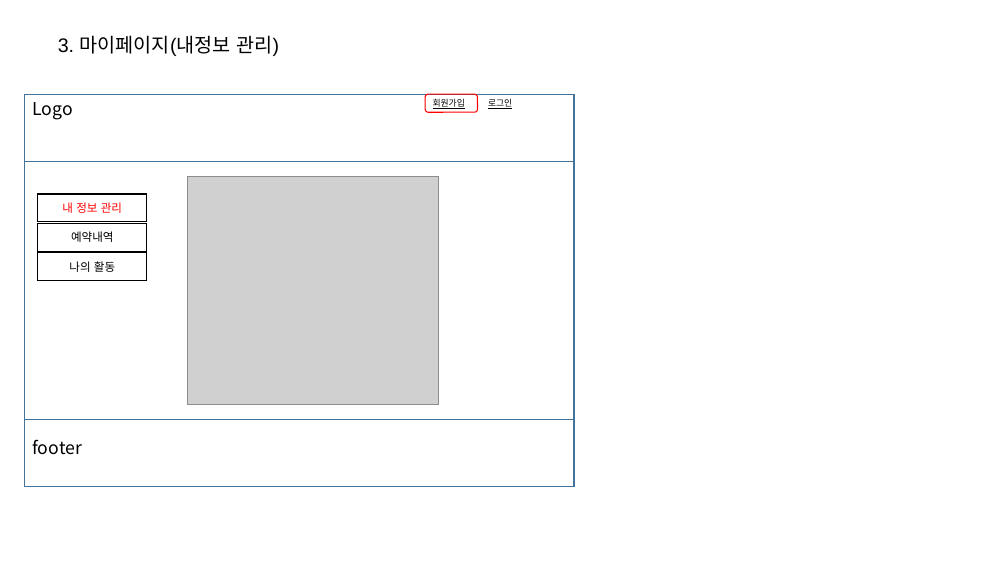
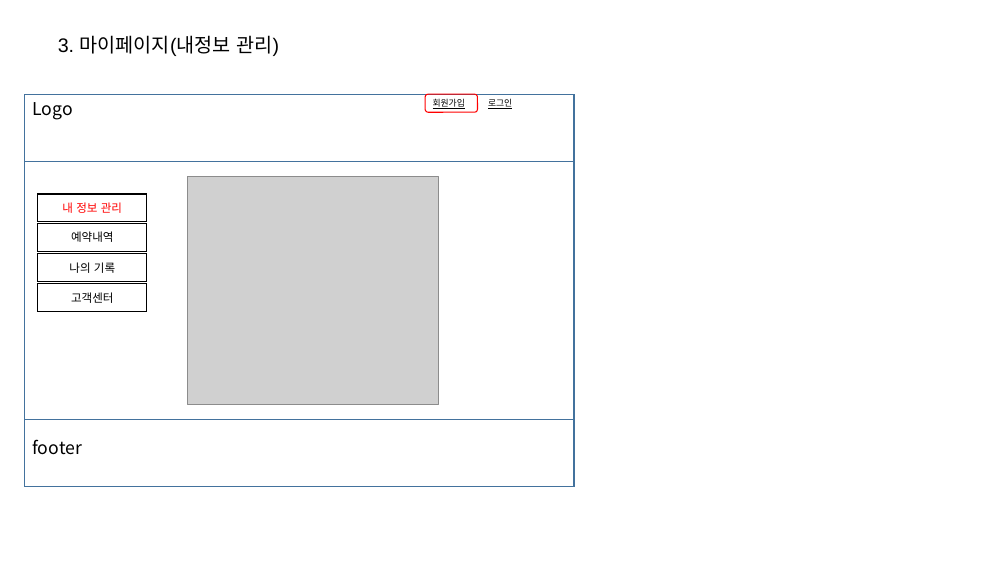
Before and after one commit to Hanbch/TravelHunter_document, a slide deck: slide 9 of document files/02_화면설계/화면설계.pptx (slide 7 before the commit). Drawn at 1008x567 pixels with LibreOffice and Linux fonts; fonts in the diff are those of the drawing; grey boxes stand for pictures. Boxes give left, top, right and bottom in pixels: in the first picture for what was removed or moved away, otherwise in the second. Text is boxed around its words. In the diff, an @@ line names an element or a change of style, - is before the commit and + after.

```diff
--- a/document files/02_화면설계/화면설계.pptx
+++ b/document files/02_화면설계/화면설계.pptx
@@ text in rectangle at box(69, 262, 115, 273): text changed @@
-나의 활동
+나의 기록
@@ rectangle added at box(38, 284, 147, 312), fill #FFFFFF, outline #000000 1 pt, 11 pt, text #000000 @@
+고객센터
```
Also in this commit, not shown: 5 other slides changed, 6 slides added, 9 other files.
